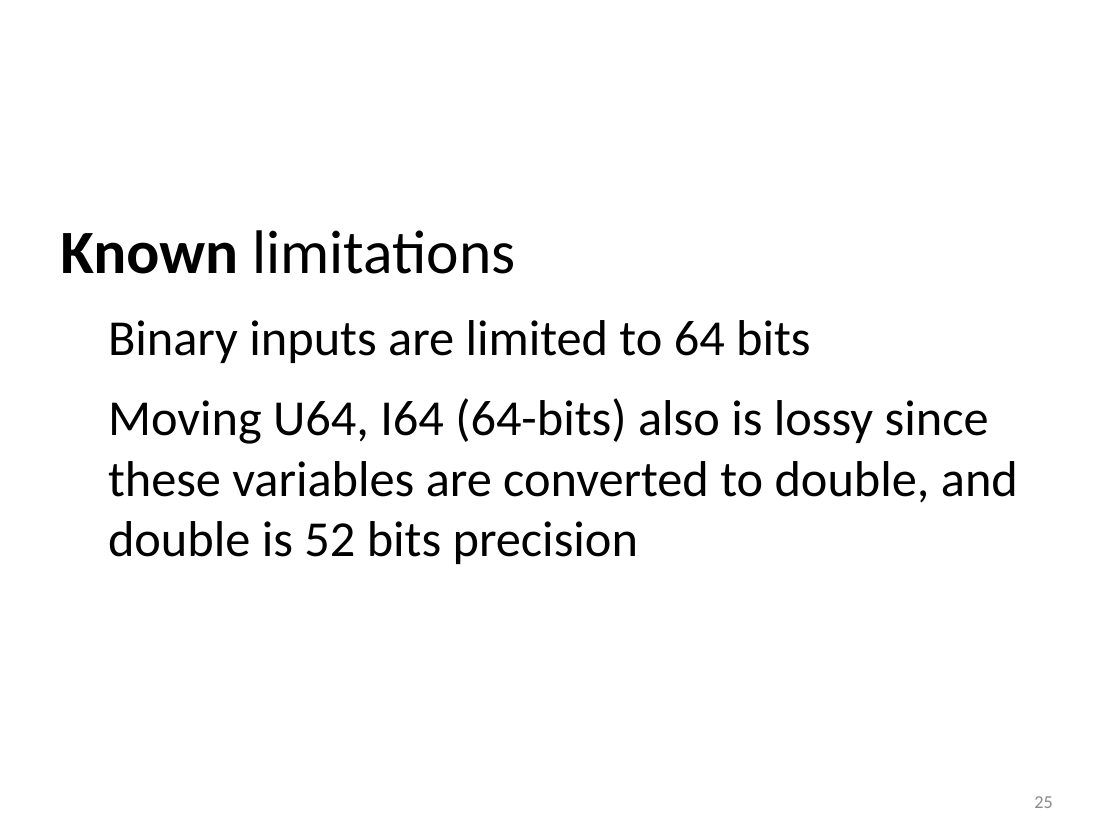
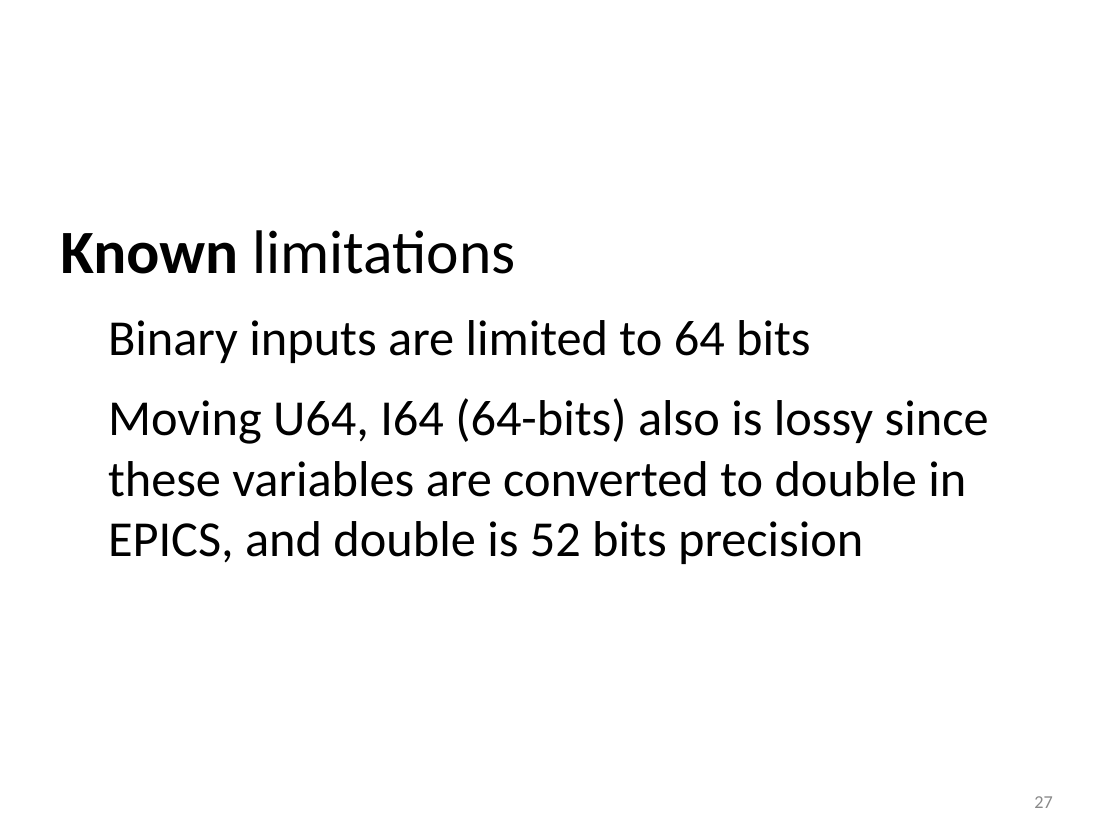
Before and after one commit to lnls-sol/project-nheengatu, a slide deck: slide 27 of docs/CRIO-EPICs-integration.odp (slide 25 before the commit). Drawn at 1120x840 pixels with LibreOffice and Linux fonts; fonts in the diff are those of the drawing; background and template pictures are left out. Boxes give left, top, right and bottom in pixels: in the first picture for what was removed or moved away, otherwise in the second. Text is boxed around its words. In the diff, an @@ line names an element or a change of style, - is before the commit and + after.

```diff
--- a/docs/CRIO-EPICs-integration.odp
+++ b/docs/CRIO-EPICs-integration.odp
@@ text at [108,398,989,564]: text changed @@
-● Moving U64, I64 (64-bits) also is lossy since these variables are converted to double, and double is 52 bits precision
+● Moving U64, I64 (64-bits) also is lossy since these variables are converted to double in EPICS, and double is 52 bits precision
@@ page number at [1034,796,1052,808]: text changed @@
-25
+27
```
Also in this commit, not shown: 8 other slides changed, 3 slides added, 1 slide removed, 1 other file.
